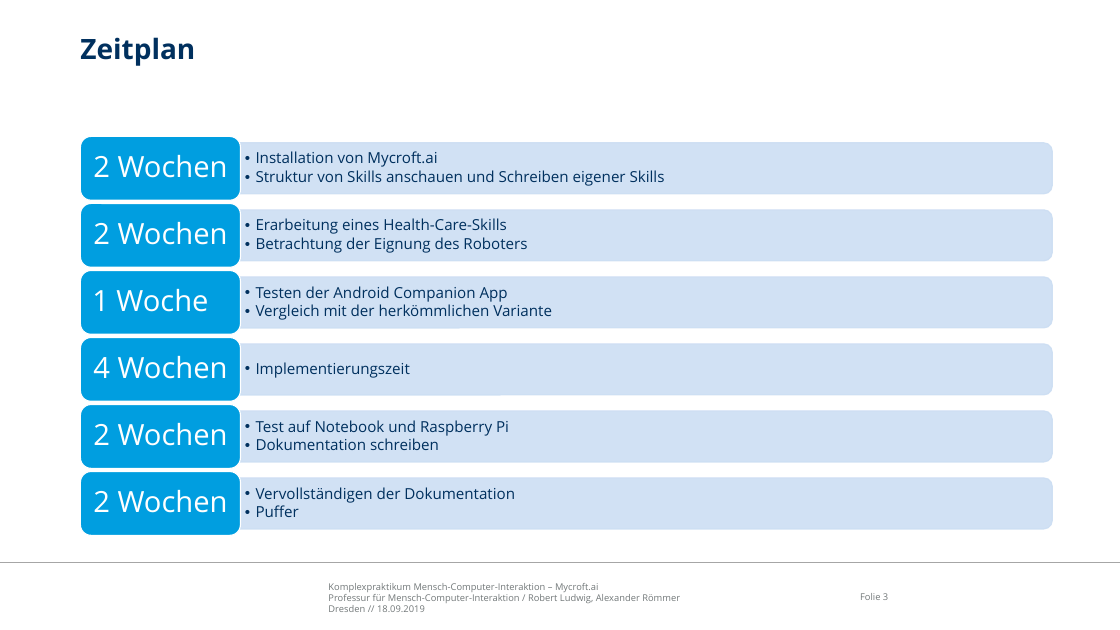
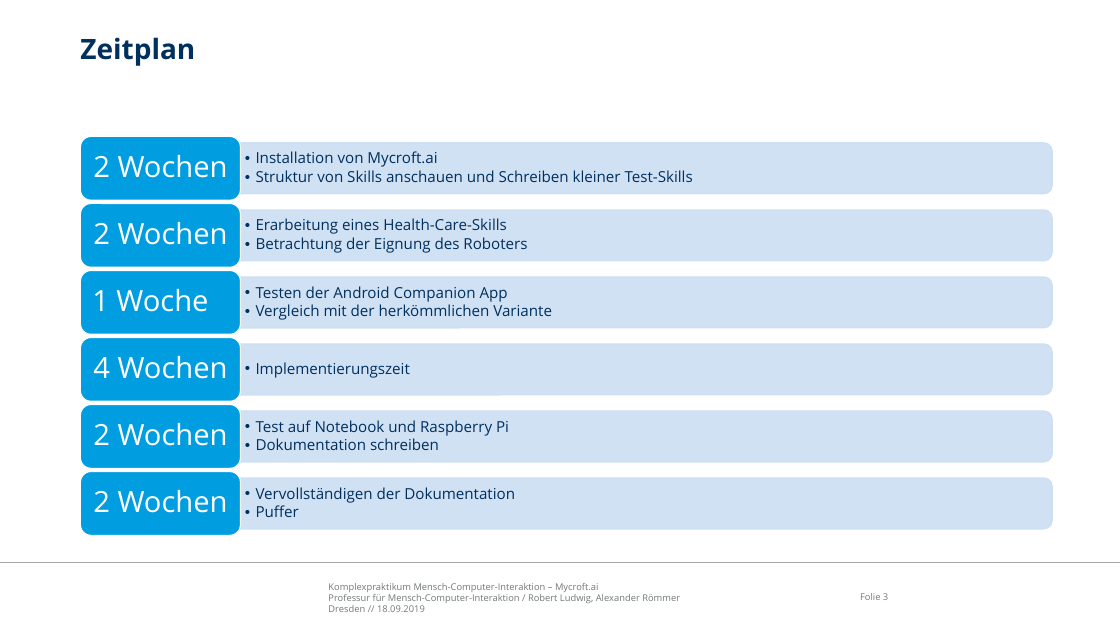
Before and after one commit to MinniFlo/KP-Mycroft, a slide deck: slide 3 of documents/praesentation.pptx. Drawn at 1120x630 pixels with LibreOffice and Linux fonts; fonts in the diff are those of the drawing; background and template pictures are left out. Boxes give left, top, right and bottom in pixels: in the first picture for what was removed or moved away, otherwise in the second. Text is boxed around its words. In the diff, an @@ line names an element or a change of style, - is before the commit and + after.

Commit message:
updating presentation

```diff
--- a/documents/praesentation.pptx
+++ b/documents/praesentation.pptx
@@ text at <box>256,170,693,182</box>: text changed @@
-  • Struktur von Skills anschauen und Schreiben eigener Skills
+  • Struktur von Skills anschauen und Schreiben kleiner Test-Skills
```
Also in this commit, not shown: 4 other slides changed, 1 slide added, 3 other files.
